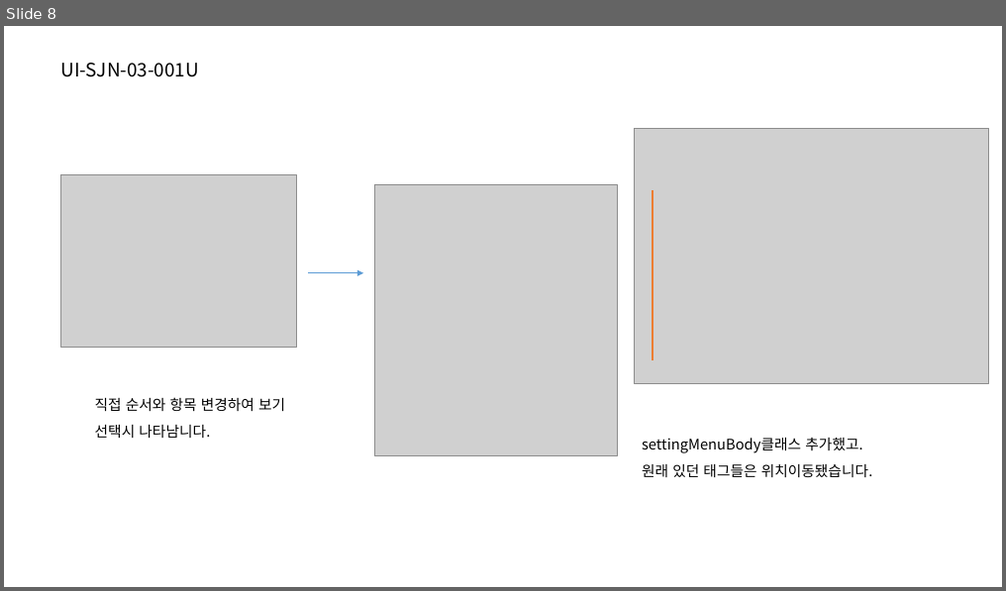
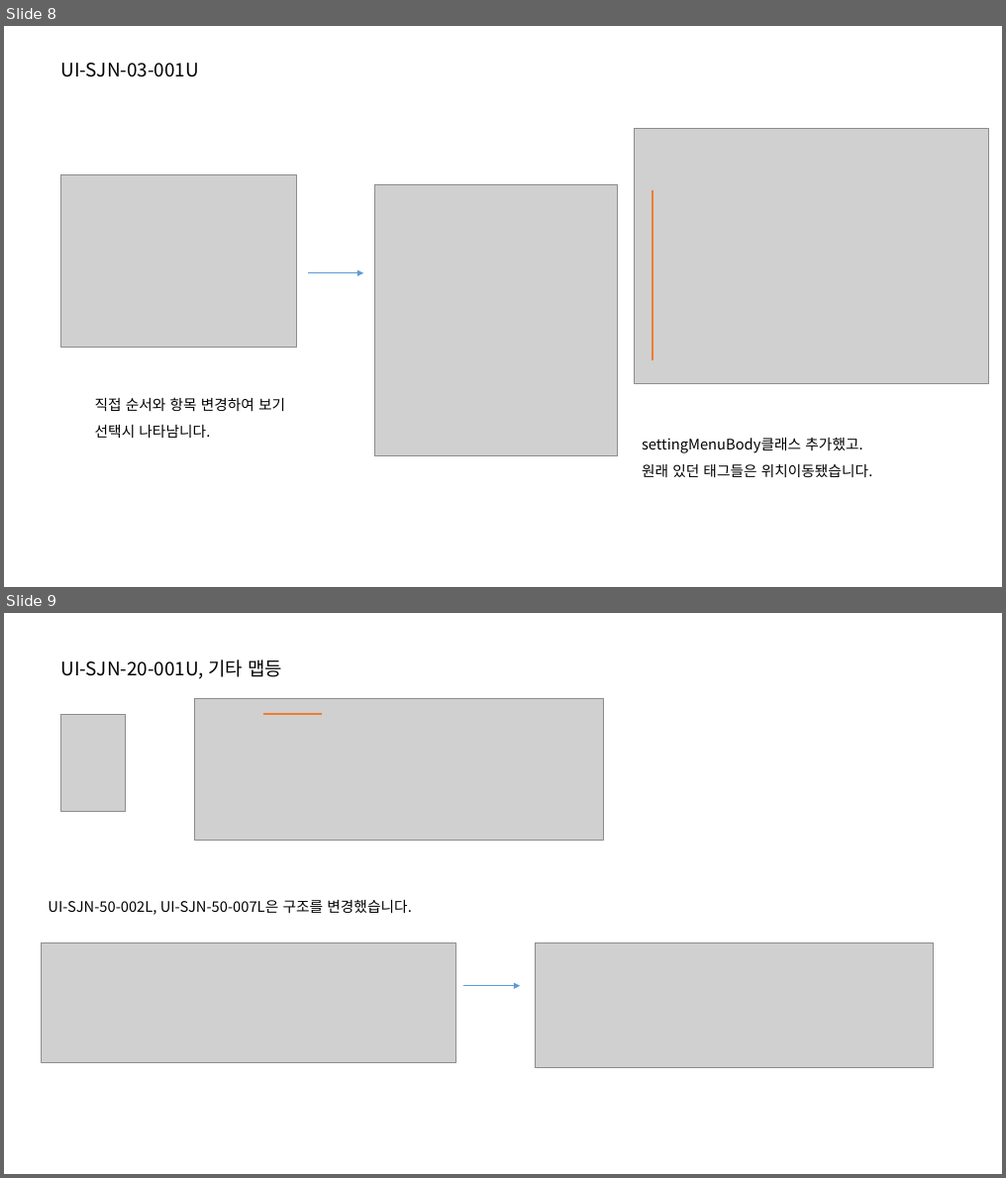
Before and after one commit to jeoungGyy/sejong, a slide deck: ppt/03-28.pptx. Shown one above the other, each under a label of ours: slide 8 before the commit, slides 8 and 9 after it. The pictures are 1006x591 and 1006x1178 pixels, drawn with LibreOffice and Linux fonts; fonts in the diff are those of the drawing; grey boxes stand for pictures. Boxes give left, top, right and bottom in pixels: in the first picture for what was removed or moved away, otherwise in the second. Text is boxed around its words. In the diff, an @@ line names an element or a change of style, - is before the commit and + after.

```diff
--- a/ppt/03-28.pptx
+++ b/ppt/03-28.pptx
@@ slide 9 added at <box>4,613,1002,1174</box>, background #FFFFFF @@
@@ text added at <box>61,660,282,679</box>, 18 pt, text #000000 @@
+UI-SJN-20-001U, 기타 맵등
@@ picture added at <box>194,698,604,840</box> @@
@@ picture added at <box>60,714,126,811</box> @@
@@ line added from (263, 714) to (322, 714), #ED7D31 1.5 pt @@
@@ text added at <box>48,900,412,915</box>, 14 pt, text #000000 @@
+UI-SJN-50-002L, UI-SJN-50-007L은 구조를 변경했습니다.
@@ picture added at <box>41,943,455,1062</box> @@
@@ picture added at <box>535,943,933,1067</box> @@
@@ arrow added from (463, 986) to (520, 986), #5B9BD5 0.5 pt @@
```
Also in this commit, not shown: 1 other slide added, 27 other files.
